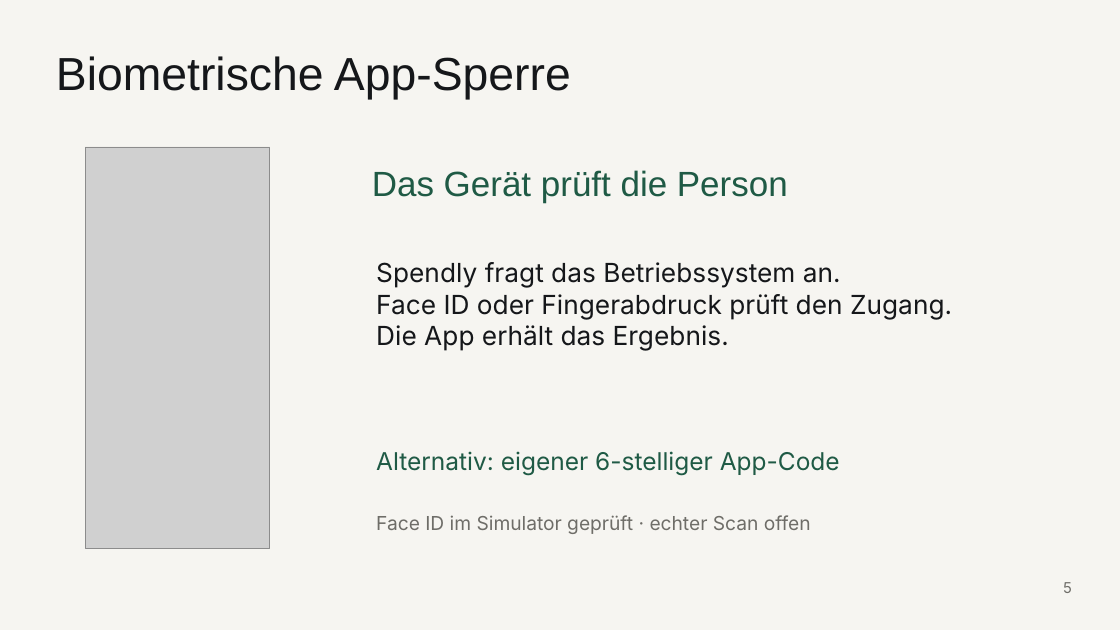
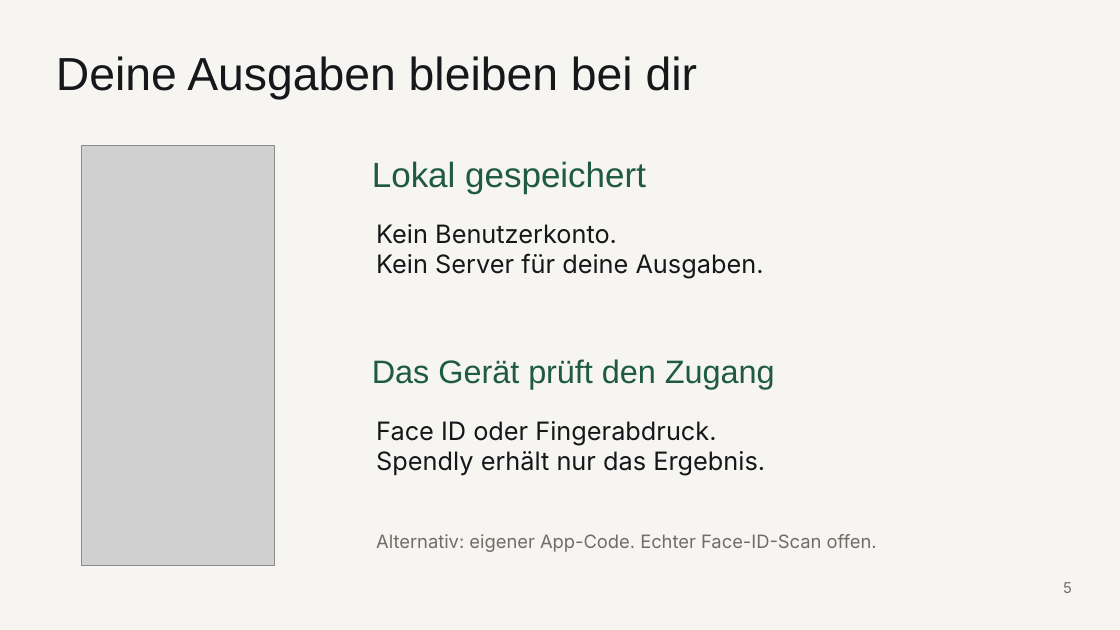
Before and after one commit to germanndarian/Spendly, a slide deck: slide 5 of docs/lb3/Spendly_LB3_Praesentation.pptx. Drawn at 1120x630 pixels with LibreOffice and Linux fonts; fonts in the diff are those of the drawing; grey boxes stand for pictures. Boxes give left, top, right and bottom in pixels: in the first picture for what was removed or moved away, otherwise in the second. Text is boxed around its words. In the diff, an @@ line names an element or a change of style, - is before the commit and + after.

```diff
--- a/docs/lb3/Spendly_LB3_Praesentation.pptx
+++ b/docs/lb3/Spendly_LB3_Praesentation.pptx
@@ text at (56,56,697,99): text changed @@
-Biometrische App-Sperre
+Deine Ausgaben bleiben bei dir
@@ picture: place and size @@
-picture at (86,147,271,549)
+picture at (81,145,274,565)
@@ text removed at (372,170,788,203) @@
-Das Gerät prüft die Person
@@ text added at (372,161,646,194), 30 pt, text #1F5A45 @@
+Lokal gespeichert
@@ text added at (376,224,764,279), 21.8 pt, text #15171A @@
+Kein Benutzerkonto.
+Kein Server für deine Ausgaben.
@@ text at (372,359,775,389): text changed; size 22.5 to 27.8 pt; font Inter to Arial; text colour #15171A to #1F5A45 @@
-Spendly fragt das Betriebssystem an.
-Face ID oder Fingerabdruck prüft den Zugang.
-Die App erhält das Ergebnis.
+Das Gerät prüft den Zugang
@@ text added at (376,421,765,476), 21.8 pt, text #15171A @@
+Face ID oder Fingerabdruck.
+Spendly erhält nur das Ergebnis.
@@ text removed at (376,451,840,476) @@
-Alternativ: eigener 6-stelliger App-Code
@@ text at (376,534,877,552): text changed; size 16.5 to 15.8 pt @@
-Face ID im Simulator geprüft · echter Scan offen
+Alternativ: eigener App-Code. Echter Face-ID-Scan offen.
```
Also in this commit, not shown: 4 other slides changed, 5 slides added, 5 slides removed, 3 other files.
